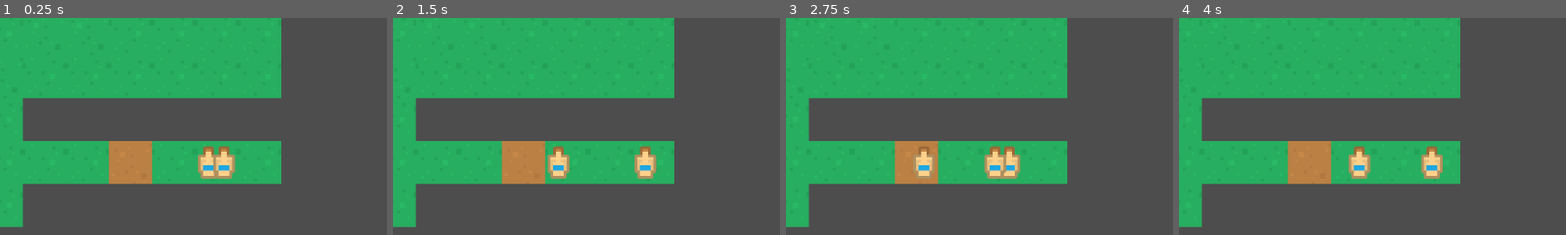
Above: before the commit, frames 1-4 (left to right).
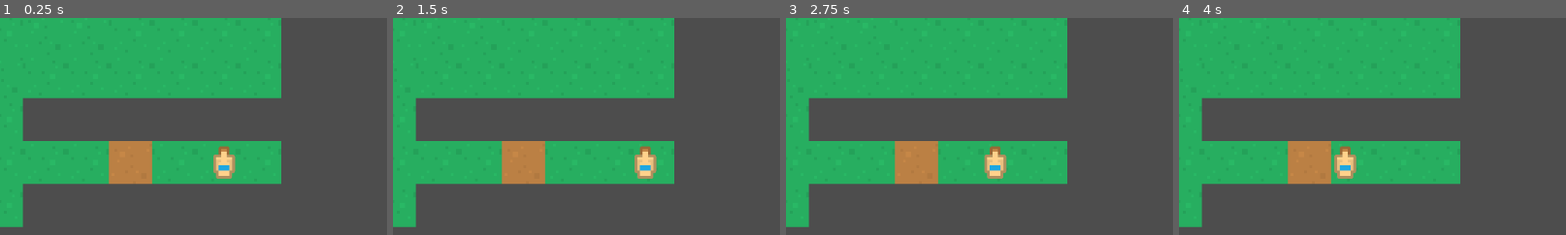
Above: after the commit, the same moments.

Repository: ApostolisSiampanis/intelligent-agents
Game: Godot game, scene res://scenes/main_scene.tscn
Two runs of this game, one before a commit and one after it. Both use one fixed random seed, a clock stepped at 60 frames per second and the inputs below.
Inputs:
- Up to frame 1 (0.25 s): no input
- Up to frame 2 (1.5 s): no input
- Up to frame 3 (2.75 s): no input
- Up to frame 4 (4 s): no input
The pictures show only the part of the screen within x 41-91%, y 50-100%; the shares and areas given below are measured in that part.

The runs differ from the first frame. In frame 1, 0.6% of the frame differs, in the area x 51-56%, y 58-75%; in frame 2, 0.7%; in frame 3, 1.2%; in frame 4, 1.9%, in the area x 40-69%, y 58-75%.

Commit message:
Implement custom blind search algorithm
Implement a basic version of a blind search algorithm for the agent

Co-Authored-By: Apostolis Siampanis <75365398+ApostolisSiampanis@users.noreply.github.com>

Diff:
--- a/scripts/agent.gd
+++ b/scripts/agent.gd
@@ -6,6 +6,8 @@
 const GOAL_TYPE = "sand"
 const EPSILON = 2
 
+enum State { WALKING, IDLE, EXPLORING }
+
 var available_tile_steps = [
 	Vector2i(1, 0), Vector2i(-1, 0),  # Horizontal movement
 	Vector2i(0, 1), Vector2i(0, -1),  # Vertical movement
@@ -13,47 +15,92 @@
 	Vector2i(1, -1), Vector2i(-1, -1)   # Diagonal movement
 ]
 
-enum State { WALKING, STANDING, DISCOVERING }
+var current_state
+var prev_state
 
-var current_state
-var next_tile
+var destination_pos
 var tile_dif
-var destination_pos
+var visited_tiles = {}
+
+
+var dfs_not_visited = []
+
+var dfs_visited = []
+var current_tile_pos
+
 
 func _on_ready():
-	current_state = State.DISCOVERING
+	current_tile_pos = tile_map.local_to_map(position)
+	var current_tile_data = tile_map.get_cell_tile_data(0, current_tile_pos)
+
+	# Initialize the path
+	dfs_not_visited.append(current_tile_pos)
+
+	explore()
+
 	print("Agent is at x: " + str(position.x) + " y: " + str(position.y))
 
 
-func choose_next_step(tiles):
-	var found = false
+func filter_tiles(tiles):
+	for i in range(tiles.size()):
+		if tiles[i].type == GOAL_TYPE:
+			tiles.push_front(tiles.pop_at(i))
+			break
+	return tiles
 
-	for tile in tiles:
-		if tile.type == GOAL_TYPE:
-			next_tile = tile
-			found = true
-			break
-
-	if !found:
-		next_tile = tiles[randi() % tiles.size()]
-
-	current_state = State.WALKING
-
-func calculate_destination(next_tile, current_position):
-	tile_dif = next_tile.position - current_position
-	destination_pos = Vector2i(position) + tile_dif * tile_map.get_tile_size()
-	print("Destination: " + str(destination_pos))
+func calculate_destination(next_tile_position, current_tile_position):
+	tile_dif = next_tile_position - current_tile_position
+	return (Vector2i(position) + tile_dif * tile_map.get_tile_size())
 
 func _process(delta):
-	if current_state == State.DISCOVERING:
-		var current_position = tile_map.local_to_map(position)
-		var adj_tiles = tile_map.get_adjacent_tiles(current_position, available_tile_steps)
-		choose_next_step(adj_tiles)
-		calculate_destination(next_tile, current_position)
+	if current_state == State.EXPLORING:
+
+		var next_tile_position = dfs_not_visited.front()
+		while dfs_visited.has(next_tile_position):
+			dfs_not_visited.pop_front()
+			next_tile_position = dfs_not_visited.front()
+
+		destination_pos = calculate_destination(next_tile_position, tile_map.local_to_map(position))
+
+		prev_state = State.EXPLORING
+		current_state = State.WALKING
+
 		return
 	elif current_state == State.WALKING:
 		position += tile_dif * SPEED * delta
 		if (Vector2i(position) - destination_pos).length() <= EPSILON:
+
 			position = destination_pos
-			current_state = State.DISCOVERING
+
+			if prev_state == State.EXPLORING:
+				var current_tile_pos = dfs_not_visited.front()
+				dfs_visited.push_back(current_tile_pos)
+				# Check if final dest before exploring
+				var tile_type = tile_map.get_cell_tile_data(0, current_tile_pos).get_custom_data("type")
+				if tile_type == GOAL_TYPE:
+					current_state = State.IDLE
+					print("Found sand!")
+				else:
+					explore()
+
+			prev_state = State.WALKING
+
 			return
+
+func explore():
+	var next_tile_pos = dfs_not_visited.pop_front()
+	var adj_tiles = tile_map.get_adjacent_tiles(next_tile_pos, available_tile_steps)
+
+	var filtered_tiles = filter_tiles(adj_tiles)
+
+	# Append front to dfs_non_visited
+	for i in range(filtered_tiles.size()-1, -1, -1):
+		dfs_not_visited.push_front(filtered_tiles[i].position)
+
+	current_state = State.EXPLORING
+
+func update_visited_tiles(tiles):
+	for tile in tiles:
+		if !visited_tiles.has(tile.position):
+			visited_tiles[tile.position] = tile.type
+	print(visited_tiles)
